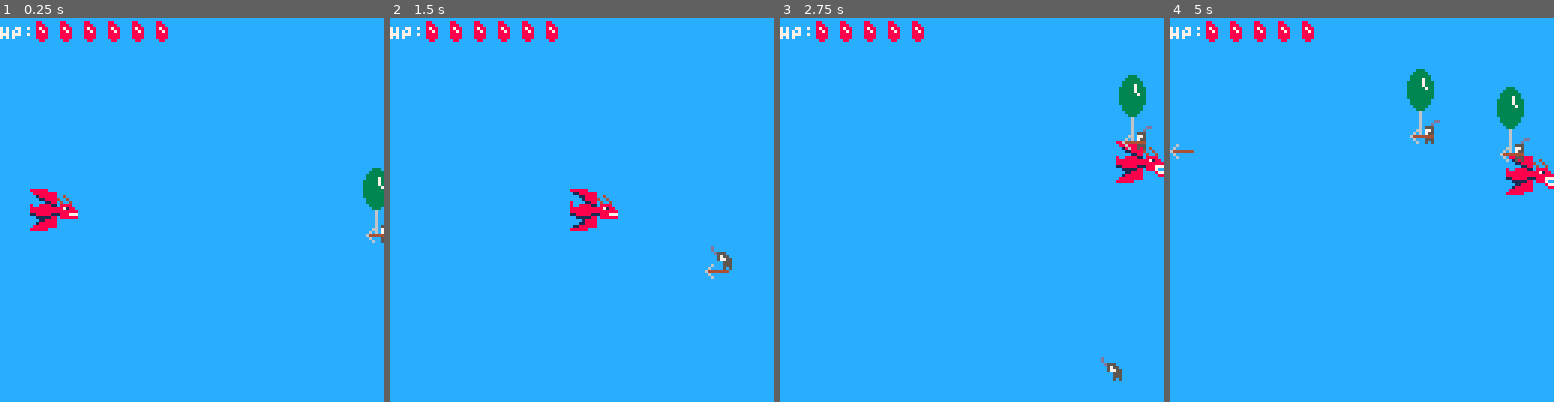
Above: before the commit, frames 1-4 (left to right).
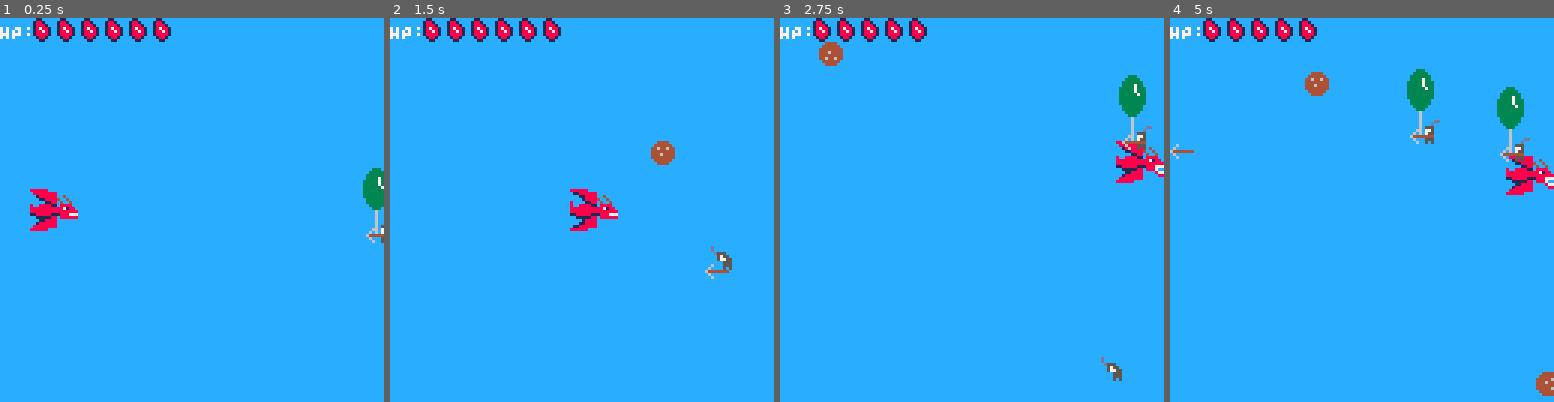
Above: after the commit, the same moments.

Repository: Sleeping-Robot-Games/dragons-scale
Game: PICO-8 cartridge dragons-scale.p8
Same seed, same stepped clock (60 frames per second), same inputs: the game is played once before the commit and once after it.
Inputs:
- Up to frame 1 (0.25 s): no input
- Up to frame 2 (1.5 s): tap X (X key) at 0.33, 1.07 s; tap O (Z key) at 0.7 s
- Up to frame 3 (2.75 s): hold Right 1.6-2.1 s; tap O (Z key) at 1.7, 2.1, 2.5 s; tap X (X key) at 1.85 s; hold Up 2.15-2.42 s; hold Right from 2.47 s (still down)
- Up to frame 4 (5 s): tap O (Z key) every 0.4 s from 2.9 to 4.9 s; tap X (X key) at 2.97, 4.08 s; release Right at 3.03 s; hold Left 3.08-3.58 s; hold Down 3.63-3.97 s; hold Right 4.02-4.68 s; hold Up from 4.73 s (still down)

The runs differ from the first frame. In frame 1, 0.6% of the frame differs, in the area x 8-45%, y 0-7%; in frame 2, 0.9%; in frame 3, 0.8%; in frame 4, 1.1%, in the area x 8-100%, y 0-99%.

Commit message:
forgot to save rock sprite

Diff:
--- a/dragons-scale.p8
+++ b/dragons-scale.p8
@@ -21,22 +21,22 @@
 #include scripts/effects.lua
 
 __gfx__
-00000000088888800000000000000000000000000000000000000000000000000000000000000000000000000000000000000000000000000000000000000000
-00000000008888880000000000880000000000000000000000000000000000000000000000000000000000000000000000000000000000000000000000000000
-00700700001888888000000000888000000000000000000000000000000000000000000000000000000000000000000000000000000000000000000000000000
-00077000000118888004000000878800000000000000000000000000000000000000000000000000000000000000000000000000000000000000000000000000
-00077000000018888400400000887800000000000000000000000000000000000000000000000000000000000000000000000000000000000000000000000000
-00700700800001188040040000888800000000000000000000000000000000000000000000000000000000000000000000000000000000000000000000000000
-00000000800888811088880000888800000000000000000000000000000000000000000000000000000000000000000000000000000000000000000000000000
-00000000888888888887188000088000000000000000000000000000000000000000000000000000000000000000000000000000000000000000000000000000
-88888888888888888888888800000000000000000000000000000000000000000000000000000000000000000000000000000000000000000000000000000000
-11888777118888811188877700000000000000000000000000000000000000000000000000000000000000000000000000000000000000000000000033300000
-80888700001111188088888800000000000000000000000000000000000000000000000000000000000000000000000000000000000000000000000333330000
-80000877000018888000000000000000000000000000000000000000000000000000000000000000000000000000000000000000000000000000003333333000
-80000088000118888000000000000000000000000000000000000000000000000000000000000000000000000000000000000000000000000000003333733000
-80000000001888888000000000000000000000000000000000000000000000000000000000000000000000000000000000000000000000000000033333733300
-00000000008888880000000000000000000000000000000000000000000000000000000000000000000000000000000000000000000000000000033333733300
-00000000088888800000000000000000000000000000000000000000000000000000000000000000000000000000000000000000000000000000033333373300
+00000000088888800000000000110000000000000000000000000000000000000000000000000000000000000000000000000000000000000000000000000000
+00000000008888880000000001881000000000000000000000000000000000000000000000000000000000000000000000000000000000000000000000000000
+00700700001888888000000001888100000000000000000000000000000000000000000000000000000000000000000000000000000000000000000000000000
+00077000000118888004000001878810000000000000000000000000000000000000000000000000000000000000000000000000000000000000000000000000
+00077000000018888400400001887810000000000000000000000000000000000000000000000000000000000000000000000000000000000000000000000000
+00700700800001188040040001888810000000000000000000000000000000000000000000000000000000000000000000000000000000000000000000000000
+00000000800888811088880000188100000000000000000000000000000000000000000000000000000000000000000000000000000000000000000000000000
+00000000888888888887188000011000000000000000000000000000000000000000000000000000000000000000000000000000000000000000000000000000
+88888888888888888888888800000000000000000000000000000000000000000000000000000000004444000044440000444400004444000000000000000000
+11888777118888811188877700000000000000000000000000000000000000000000000000000000044444400444444004444440044444400000000033300000
+80888700001111188088888800000000000000000000000000000000000000000000000000000000444446444444444444644444446446440000000333330000
+80000877000018888000000000000000000000000000000000000000000000000000000000000000444644444446444444446444444444440000003333333000
+80000088000118888000000000000000000000000000000000000000000000000000000000000000444444444444444444444444444644440000003333733000
+80000000001888888000000000000000000000000000000000000000000000000000000000000000444446444464464444644444444444440000033333733300
+00000000008888880000000000000000000000000000000000000000000000000000000000000000044444400444444004444440044444400000033333733300
+00000000088888800000000000000000000000000000000000000000000000000000000000000000004444000044440000444400004444000000033333373300
 00000000888888880000000000000000000000000000000000000000000000000000000000000000000000000000000000000000000000000000033333333300
 88888800118888810000000000000000000000000000000000000000000000000000000000000000000000000000000000000000000000000000033333333300
 01188888001111180000000000000000000000000000000000000000000000000000000000000000000000000000000000000000006000000000033333333300
--- a/scripts/rock.lua
+++ b/scripts/rock.lua
@@ -9,7 +9,7 @@
         sprite_index = 1, -- start with the first sprite
         sprite_timer = 0, -- a timer to manage sprite changes
         sprites = { 26, 27, 28, 29 }, -- list of sprite indexes to cycle through
-        animation_speed = 0.5 -- how fast the animation cycles
+        animation_speed = 0.4 -- how fast the animation cycles
     }
     add(rocks, rock)
 end
